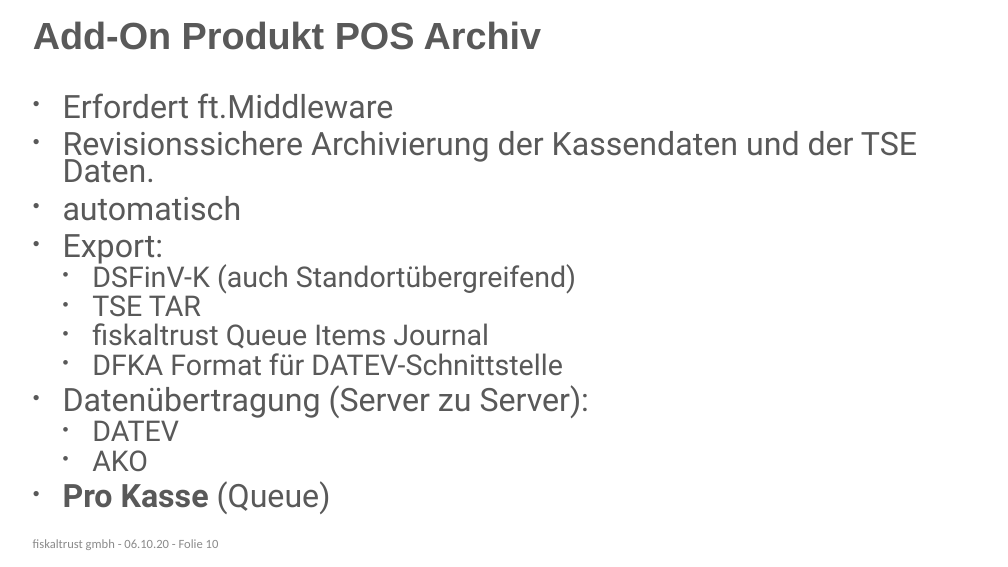
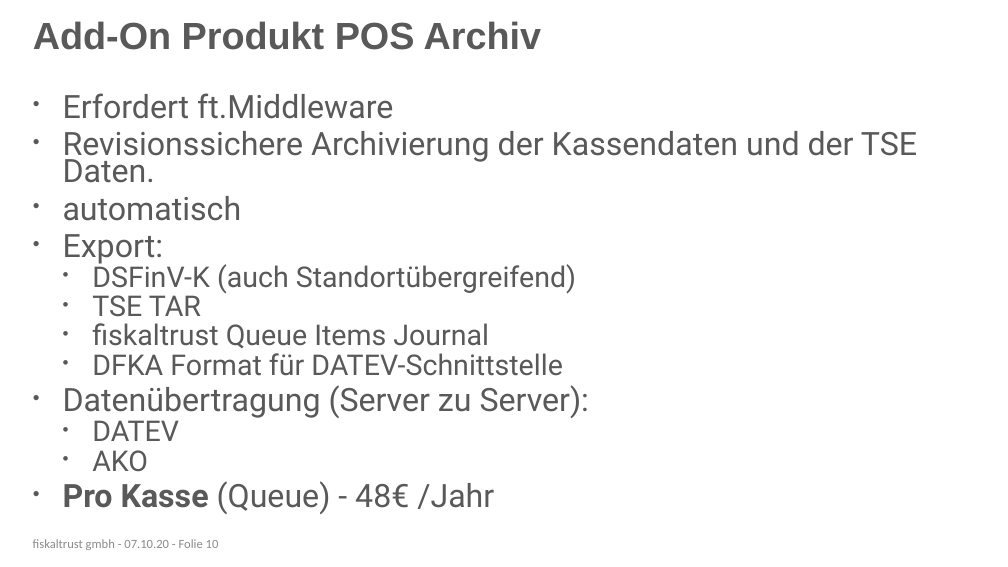
Before and after one commit to fiskaltrust/productdescription-de-doc, a slide deck: slide 10 of for-posdealers/presentation/sales/media/posdealer-sales-rollout.pptx. Drawn at 1008x567 pixels with LibreOffice and Linux fonts; fonts in the diff are those of the drawing; background and template pictures are left out. Boxes give left, top, right and bottom in pixels: in the first picture for what was removed or moved away, otherwise in the second. Text is boxed around its words. In the diff, an @@ line names an element or a change of style, - is before the commit and + after.

```diff
--- a/for-posdealers/presentation/sales/media/posdealer-sales-rollout.pptx
+++ b/for-posdealers/presentation/sales/media/posdealer-sales-rollout.pptx
@@ text at (x1=63, y1=481, x2=494, y2=514): text changed; bold off @@
-• Pro Kasse (Queue)
+• Pro Kasse (Queue) - 48€ /Jahr
@@ text at (x1=33, y1=539, x2=219, y2=550): text changed @@
-fiskaltrust gmbh - 06.10.20 - Folie 10
+fiskaltrust gmbh - 07.10.20 - Folie 10
```
Also in this commit, not shown: 5 other slides changed, 6 other files.
